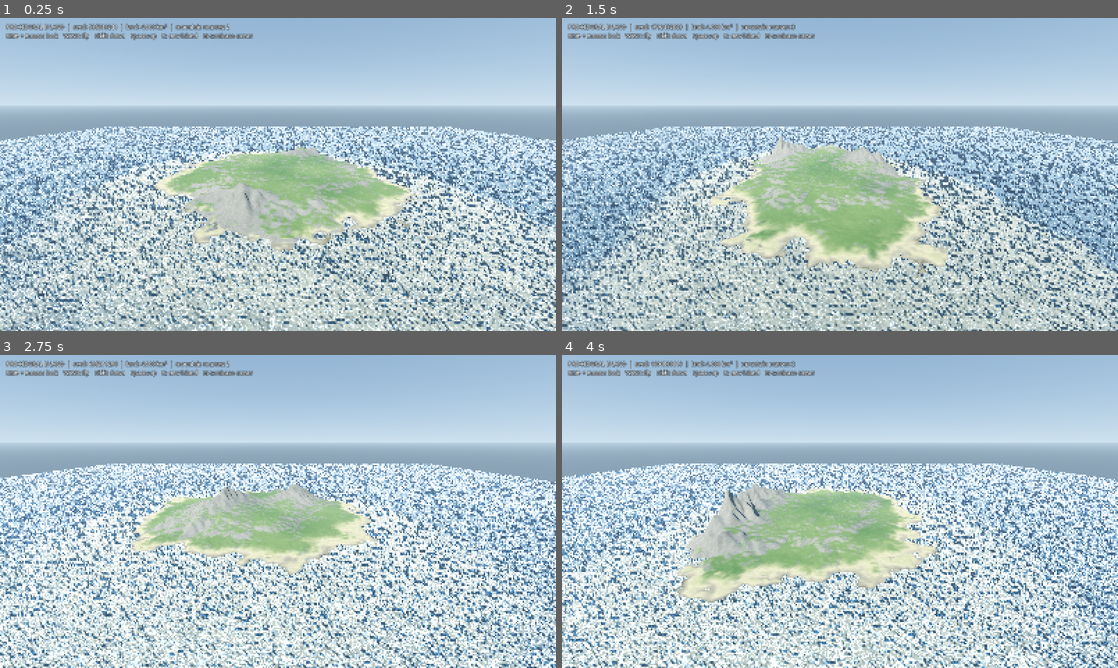
Above: before the commit, frames 1-4 (two rows, left to right).
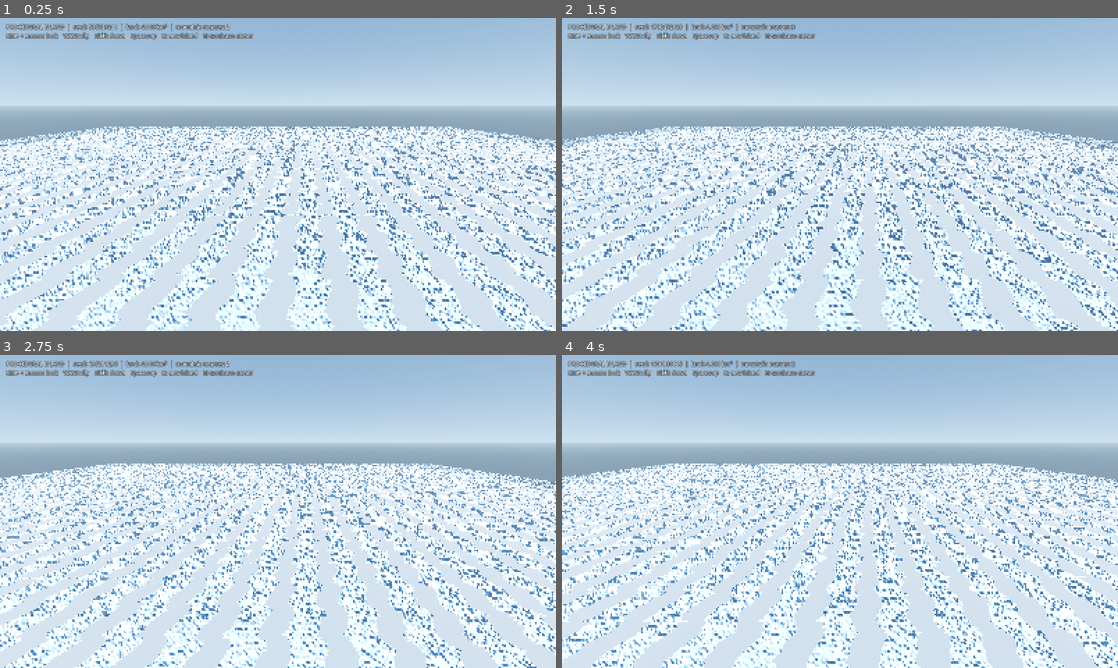
Above: after the commit, the same moments.

Repository: Temeramor/PG-Island
Game: Godot game, scene res://main.tscn
Same seed, same stepped clock (60 frames per second), same inputs: the game is played once before the commit and once after it.
Inputs (mouse positions are in pixels of both pictures, inside the frame that each line leads up to):
- Up to frame 1 (0.25 s): no input
- Up to frame 2 (1.5 s): tap Enter at 0.5 s; move the mouse to (962, 158) at 0.52 s; hold D 0.53-1.28 s; tap R at 0.6 s; click (962, 158) at 0.67 s; tap Space at 0.77 s; move the mouse to (728, 190) at 1.27 s; hold S from 1.28 s (still down); tap Shift at 1.35 s
- Up to frame 3 (2.75 s): tap Space at 1.52 s; move the mouse to (333, 442) at 2.02 s; release S at 2.03 s; hold D from 2.03 s (still down); tap R at 2.1 s
- Up to frame 4 (4 s): move the mouse to (812, 574) at 2.77 s; release D at 2.78 s; hold W 2.78-3.53 s; tap Shift at 2.85 s; click (812, 574) at 2.92 s; tap Space at 3.02, 3.77 s; move the mouse to (1006, 558) at 3.52 s; hold A from 3.53 s (still down); tap R at 3.6 s

The runs differ from the first frame. In frame 1, 51% of the frame differs, in the area x 0-100%, y 35-100%; in frame 2, 56%; in frame 3, 41%; in frame 4, 44%.

Commit message:
Blend coastal sand grass and cliff materials by terrain slope

Diff:
--- a/shaders/terrain.gdshader
+++ b/shaders/terrain.gdshader
@@ -82,16 +82,20 @@
 		color = mix(shallow_seabed, deep_seabed, smoothstep(0.02, 0.90, depth));
 		color *= 0.95 + macro * 0.07 + medium * 0.025;
 	} else {
-		float height_beach = 1.0 - smoothstep(3.0, 16.0, h + medium * 1.2);
-		float coast_beach = 1.0 - smoothstep(6.0, 55.0, max(signed_coast, 0.0));
-		float beach = max(height_beach, coast_beach * 0.72);
+		# Shore material follows the actual coastal landform, not height alone:
+		# flat low shore -> sand, rounded rises -> grass, steep relief -> rock.
+		float coast_near = 1.0 - smoothstep(0.0, 110.0, max(signed_coast, 0.0));
+		float flat_shore = 1.0 - smoothstep(0.075, 0.23, slope);
+		float low_shore = 1.0 - smoothstep(8.0, 34.0, h + medium * 1.2);
+		float beach = coast_near * flat_shore * low_shore;
 		vec3 sand = mix(sand_wet, sand_dry, smoothstep(0.0, 7.0, h));
 		vec3 grass = mix(grass_low, grass_high, clamp(0.52 + macro * 0.58 + medium * 0.14, 0.0, 1.0));
 		color = mix(grass, sand, beach);
 
 		float rock_slope = smoothstep(0.16, 0.48, slope + medium * 0.025);
 		float rock_altitude = smoothstep(150.0, 260.0, h + macro * 24.0) * 0.84;
-		float rock_mask = max(rock_slope, rock_altitude);
+		float coastal_cliff = coast_near * smoothstep(0.13, 0.36, slope) * smoothstep(8.0, 45.0, h);
+		float rock_mask = max(max(rock_slope, rock_altitude), coastal_cliff);
 		vec3 rock = mix(rock_dark, rock_light, clamp(0.54 + macro * 0.35 + fine * 0.08, 0.0, 1.0));
 		color = mix(color, rock, rock_mask);
 
